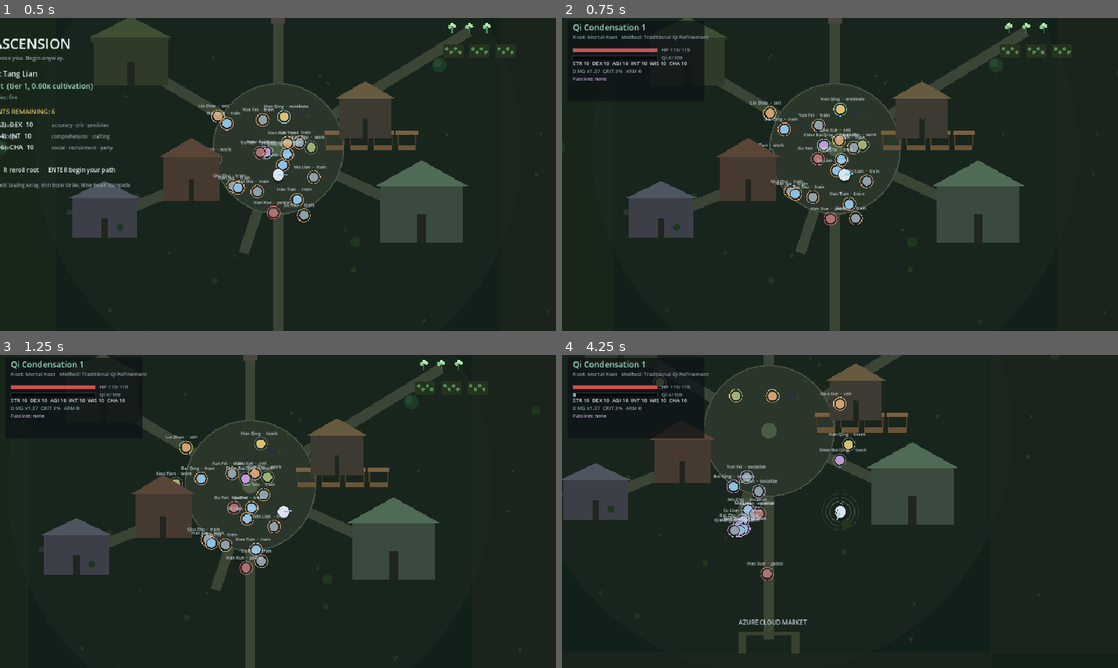
Above: before the commit, frames 1-4 (two rows, left to right).
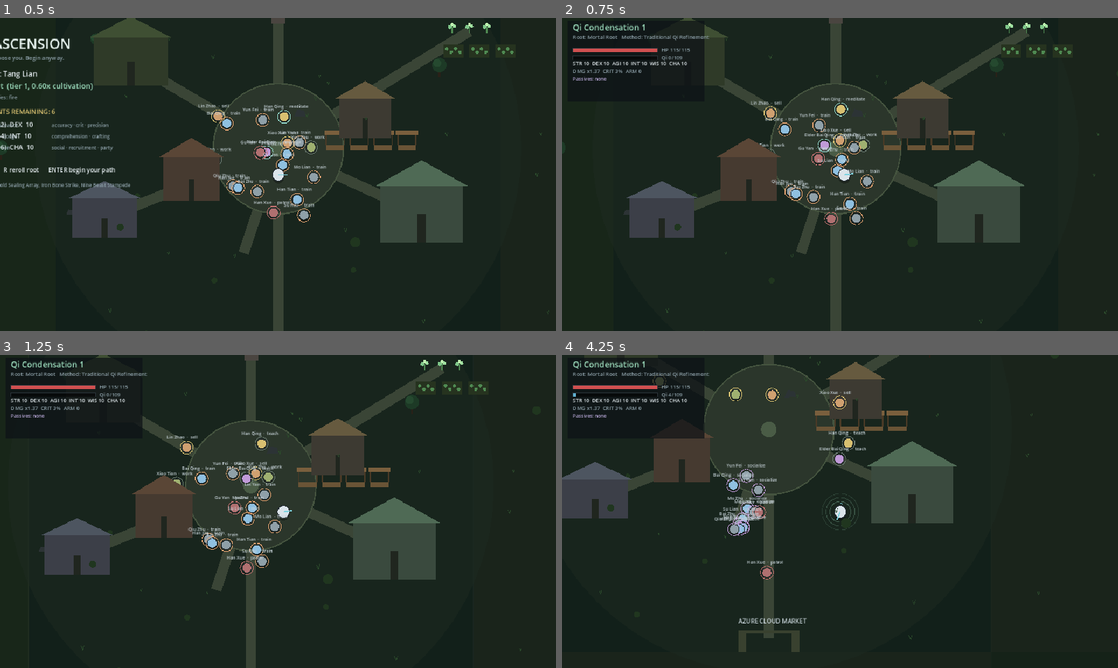
Above: after the commit, the same moments.

Repository: jiinzaa-creates/eternal-ascension
Game: Godot game, scene res://scenes/main.tscn
The game is run twice, just before and just after one commit, with the same random seed, the same clock (stepped at 60 frames per second) and the same inputs.
Inputs (mouse positions are in pixels of both pictures, inside the frame that each line leads up to):
- Up to frame 1 (0.5 s): no input
- Up to frame 2 (0.75 s): tap Enter (accept) at 0.5 s; move the mouse to (962, 158) at 0.52 s; hold D (move_right) from 0.53 s (still down); hold G (breakthrough) from 0.53 s (still down); click (962, 158) at 0.6 s
- Up to frame 3 (1.25 s): keep holding D (move_right); keep holding G (breakthrough)
- Up to frame 4 (4.25 s): move the mouse to (728, 527) at 1.27 s; release D (move_right) at 1.28 s; release G (breakthrough) at 1.28 s; hold S (move_down) 1.28-2.03 s; tap G (breakthrough) at 1.35 s; click (728, 527) at 1.42 s; tap Space (dodge) at 1.55, 2.1 s; move the mouse to (895, 442) at 2.02 s; hold D (move_right) 2.03-2.78 s; click (895, 442) at 2.17 s; tap E (interact) at 2.3, 2.85 s; move the mouse to (812, 574) at 2.77 s; hold W (move_up) 2.78-3.53 s; click (812, 574) at 2.92 s; tap F (meditate) at 3.05, 3.6 s; move the mouse to (1006, 558) at 3.52 s; hold A (move_left) from 3.53 s (still down); hold Shift (sprint, bound only after the commit) from 3.53 s (still down); click (1006, 558) at 3.67 s

Frame 1 is identical in both runs. In frame 2, 1.8% of the frame differs, in the area x 11-98%, y 0-100%; in frame 3, 1.9%; in frame 4, 3.0%, in the area x 0-86%, y 0-96%.

Commit message:
M05: acceleration-based movement, sprint and a gamepad layer
Milestone 05. The player snapped to full speed on the frame a key went down and
stopped dead on release, there was no sprint, and every binding was keyboard or
mouse only.

- Motion: a pure velocity controller. Accelerate at 2400 u/s^2, brake at 3000,
  treat pushing against current motion as braking, never overshoot the target
  speed, and stop exactly at rest.
- Sprint on Shift (hold) or RB, 1.45x, only while moving and not mid-attack.
- Settings registers gamepad axes and buttons beside the existing bindings:
  left stick moves, right stick aims, X attacks, A dodges, B interacts, Y
  meditates, RB sprints, D-pad up breaks through. Rebinding a key keeps the
  gamepad button, and a test guards that.
- Player aims with the right stick past a deadzone and falls back to the mouse;
  it exposes is_sprinting() for the HUD.
- HUD help now lists sprint and the gamepad map.

Verified: import exit 0; unit PASS 221 / FAIL 0; integration PASS 86 / FAIL 0;
boot smoke 240 frames exit 0.

🤖 Generated with Codebuff
Co-Authored-By: Codebuff <noreply@codebuff.com>

Diff:
--- a/game/core/settings.gd
+++ b/game/core/settings.gd
@@ -10,6 +10,7 @@
 	"move_down": [KEY_S],
 	"move_left": [KEY_A],
 	"move_right": [KEY_D],
+	"sprint": [KEY_SHIFT],
 	"attack": [],
 	"dodge": [KEY_SPACE],
 	"meditate": [KEY_F],
@@ -38,6 +39,28 @@
 	"attack": [MOUSE_BUTTON_LEFT],
 }
 
+## Gamepad axes. Each entry is [axis, direction]; `Input.get_vector` combines the
+## two halves of an axis into a stick direction.
+const JOY_AXIS_BINDINGS := {
+	"move_left": [[JOY_AXIS_LEFT_X, -1.0]],
+	"move_right": [[JOY_AXIS_LEFT_X, 1.0]],
+	"move_up": [[JOY_AXIS_LEFT_Y, -1.0]],
+	"move_down": [[JOY_AXIS_LEFT_Y, 1.0]],
+	"aim_left": [[JOY_AXIS_RIGHT_X, -1.0]],
+	"aim_right": [[JOY_AXIS_RIGHT_X, 1.0]],
+	"aim_up": [[JOY_AXIS_RIGHT_Y, -1.0]],
+	"aim_down": [[JOY_AXIS_RIGHT_Y, 1.0]],
+}
+
+const JOY_BUTTON_BINDINGS := {
+	"attack": [JOY_BUTTON_X],
+	"dodge": [JOY_BUTTON_A],
+	"interact": [JOY_BUTTON_B],
+	"meditate": [JOY_BUTTON_Y],
+	"sprint": [JOY_BUTTON_RIGHT_SHOULDER],
+	"breakthrough": [JOY_BUTTON_DPAD_UP],
+}
+
 ## Content toggles. Captivity is a moral/legal simulation, not an inventory system,
 ## and must be safe to disable on an existing save.
 var content := {
@@ -61,6 +84,14 @@
 		_ensure_action(action)
 		for button in MOUSE_BINDINGS[action]:
 			_add_mouse(action, button)
+	for action in JOY_AXIS_BINDINGS.keys():
+		_ensure_action(action)
+		for entry in JOY_AXIS_BINDINGS[action]:
+			_add_joy_axis(action, int(entry[0]), float(entry[1]))
+	for action in JOY_BUTTON_BINDINGS.keys():
+		_ensure_action(action)
+		for button in JOY_BUTTON_BINDINGS[action]:
+			_add_joy_button(action, int(button))
 
 
 func _ensure_action(action: String) -> void:
@@ -78,6 +109,21 @@
 
 func _add_mouse(action: String, button: int) -> void:
 	var ev := InputEventMouseButton.new()
+	ev.button_index = button
+	if not _has_event(action, ev):
+		InputMap.action_add_event(action, ev)
+
+
+func _add_joy_axis(action: String, axis: int, direction: float) -> void:
+	var ev := InputEventJoypadMotion.new()
+	ev.axis = axis
+	ev.axis_value = direction
+	if not _has_event(action, ev):
+		InputMap.action_add_event(action, ev)
+
+
+func _add_joy_button(action: String, button: int) -> void:
+	var ev := InputEventJoypadButton.new()
 	ev.button_index = button
 	if not _has_event(action, ev):
 		InputMap.action_add_event(action, ev)
--- a/game/entities/player.gd
+++ b/game/entities/player.gd
@@ -14,6 +14,12 @@
 const BASE_HP := 80.0
 const DODGE_SPEED := 520.0
 const CRIT_MULTIPLIER := 1.8
+## World units per second squared. The character reaches full speed in about a
+## tenth of a second and stops in less, which keeps turns responsive without
+## the instant velocity snap the first build shipped.
+const ACCELERATION := 2400.0
+const DECELERATION := 3000.0
+const AIM_DEADZONE := 0.25
 
 var display_name := "Wanderer"
 var attrs: Attributes
@@ -46,6 +52,7 @@
 var _hud_timer := 0.0
 var _peak_notified := false
 var _attack_counter := 0
+var _sprinting := false
 
 
 func _ready() -> void:
@@ -132,15 +139,22 @@
 		return
 
 	var speed := stats.move_speed()
+	_sprinting = Input.is_action_pressed("sprint") and input_dir != Vector2.ZERO and _attack_state == "idle"
+	speed = Motion.sprint_speed(speed, _sprinting)
 	if _attack_state != "idle":
 		speed *= 0.45
-	velocity = input_dir.normalized() * speed
+	var desired := input_dir.normalized() * speed
+	velocity = Motion.approach(velocity, desired, ACCELERATION, DECELERATION, delta)
 	if input_dir != Vector2.ZERO:
 		_facing = _aim_dir()
 	move_and_slide()
 
 
+## Aims with the right stick when one is pushed, otherwise with the mouse.
 func _aim_dir() -> Vector2:
+	var stick := Input.get_vector("aim_left", "aim_right", "aim_up", "aim_down")
+	if stick.length() > AIM_DEADZONE:
+		return stick.normalized()
 	var to_mouse := get_global_mouse_position() - global_position
 	if to_mouse.length() < 4.0:
 		return _facing
@@ -294,6 +308,10 @@
 
 func is_meditating() -> bool:
 	return _meditating
+
+
+func is_sprinting() -> bool:
+	return _sprinting
 
 
 func try_dodge(dir: Vector2) -> void:
--- /dev/null
+++ b/game/systems/motion.gd
@@ -0,0 +1,46 @@
+class_name Motion
+extends RefCounted
+## Movement feel: acceleration, braking, sprint and stick shaping.
+##
+## The player used to snap straight to full speed: releasing a key stopped the
+## character on the same frame, and reversing teleported velocity across zero.
+## This is the small velocity controller that fixes that, kept as pure static
+## functions so the feel maths can be checked headlessly.
+
+const SPRINT_MULTIPLIER := 1.45
+const STICK_DEADZONE := 0.2
+
+
+## Moves `current` toward `desired`, accelerating at `accel` and braking at
+## `decel`. `desired` carries both the direction and the target speed.
+##
+## Pushing against current motion counts as braking rather than acceleration, so
+## a reversal plants and turns instead of feeling weightless.
+static func approach(current: Vector2, desired: Vector2, accel: float, decel: float, delta: float) -> Vector2:
+	var step := maxf(0.0, delta)
+	if step <= 0.0:
+		return current
+	if desired == Vector2.ZERO:
+		return current.move_toward(Vector2.ZERO, maxf(0.0, decel) * step)
+	var rate := maxf(0.0, accel)
+	if current != Vector2.ZERO and current.angle_to(desired) > PI * 0.5:
+		rate = maxf(0.0, decel)
+	var next := current.move_toward(desired, rate * step)
+	if next.length() > desired.length():
+		next = next.normalized() * desired.length()
+	return next
+
+
+static func sprint_speed(base: float, sprinting: bool) -> float:
+	return base * SPRINT_MULTIPLIER if sprinting else base
+
+
+## Circular deadzone with rescaling: a stick that just leaves the deadzone
+## starts from zero instead of jumping to the threshold.
+static func deadzone(raw: Vector2, threshold: float = STICK_DEADZONE) -> Vector2:
+	var limit := clampf(threshold, 0.0, 0.99)
+	var magnitude := raw.length()
+	if magnitude <= limit:
+		return Vector2.ZERO
+	var scaled := minf(1.0, (magnitude - limit) / (1.0 - limit))
+	return raw.normalized() * scaled
--- a/game/tests/integration.gd
+++ b/game/tests/integration.gd
@@ -129,6 +129,33 @@
 
 	player.global_position = main.settlement.position_for("plaza")
 
+	# --- controller: acceleration curve and sprint ---------------------------
+	player.global_position = main.settlement.position_for("plaza") + Vector2(0, 220)
+	player.velocity = Vector2.ZERO
+	check(InputMap.has_action("sprint"), "sprint is a registered action")
+	var stick_bound := false
+	for ev in InputMap.action_get_events("move_right"):
+		if ev is InputEventJoypadMotion and ev.axis == JOY_AXIS_LEFT_X:
+			stick_bound = true
+	check(stick_bound, "the left stick is bound to movement")
+	Input.action_press("move_right")
+	await frames(2)
+	var early_speed: float = player.velocity.length()
+	await frames(16)
+	var cruise: float = player.velocity.length()
+	check(early_speed > 0.0 and early_speed < cruise, "movement accelerates instead of snapping (%.0f -> %.0f)" % [early_speed, cruise])
+	check(approx(cruise, player.stats.move_speed(), 1.0), "cruising speed matches the stat block")
+	Input.action_press("sprint")
+	await frames(20)
+	check(player.velocity.length() > cruise * 1.2, "sprinting raises the top speed")
+	check(player.is_sprinting(), "the player reports sprinting")
+	Input.action_release("sprint")
+	Input.action_release("move_right")
+	await frames(20)
+	check(player.velocity.length() < cruise * 0.2, "releasing input decelerates the player")
+	check(not player.is_sprinting(), "sprint clears when input stops")
+	player.global_position = main.settlement.position_for("plaza")
+
 	# --- combat --------------------------------------------------------------
 	var dummy := Dummy.new()
 	dummy.ilvl = 1
--- a/game/tests/run_tests.gd
+++ b/game/tests/run_tests.gd
@@ -28,6 +28,8 @@
 	_lighting_tests()
 	_occlusion_tests()
 	_sorting_tests()
+	_motion_tests()
+	_controller_tests()
 	_npc_tests()
 	_quest_tests()
 	_hidden_realm_tests()
@@ -654,3 +656,73 @@
 	check(manager.props[0].visible == false, "props loaded while hidden stay hidden")
 	manager.queue_free()
 	holder.queue_free()
+
+
+# --------------------------------------------------------------- movement ----
+
+func _motion_tests() -> void:
+	print("[motion] acceleration curve, braking, sprint and stick shaping")
+	var target := Vector2(200, 0)
+	var velocity := Motion.approach(Vector2.ZERO, target, 1200.0, 2000.0, 0.05)
+	check(approx(velocity.x, 60.0, 0.01), "acceleration integrates at the given rate")
+	velocity = Motion.approach(velocity, target, 1200.0, 2000.0, 1.0)
+	check(approx(velocity.length(), 200.0, 0.01), "velocity never overshoots the target speed")
+	velocity = Motion.approach(velocity, Vector2.ZERO, 1200.0, 2000.0, 0.05)
+	check(approx(velocity.x, 100.0, 0.01), "releasing input decelerates at the deceleration rate")
+	velocity = Motion.approach(velocity, Vector2.ZERO, 1200.0, 2000.0, 1.0)
+	check(velocity == Vector2.ZERO, "deceleration stops exactly at rest")
+	var reversing := Motion.approach(Vector2(200, 0), Vector2(-200, 0), 1200.0, 2000.0, 0.05)
+	check(approx(reversing.x, 100.0, 0.01), "reversing brakes at the deceleration rate")
+	check(Motion.approach(Vector2(10, 0), target, 1200.0, 2000.0, 0.0) == Vector2(10, 0), "a zero-length frame changes nothing")
+	check(Motion.approach(Vector2.ZERO, target, 0.0, 0.0, 1.0) == Vector2.ZERO, "zero rates leave velocity alone")
+
+	check(approx(Motion.sprint_speed(100.0, true), 145.0, 0.01), "sprinting multiplies move speed")
+	check(approx(Motion.sprint_speed(100.0, false), 100.0), "walking uses the base speed")
+	check(Motion.SPRINT_MULTIPLIER > 1.0, "sprint is faster than walking")
+
+	check(Motion.deadzone(Vector2(0.1, 0.0), 0.2) == Vector2.ZERO, "stick noise inside the deadzone is ignored")
+	check(approx(Motion.deadzone(Vector2(1.0, 0.0), 0.2).x, 1.0), "a full stick reaches full strength")
+	var half := Motion.deadzone(Vector2(0.6, 0.0), 0.2)
+	check(half.x > 0.0 and half.x < 1.0, "stick travel is rescaled past the deadzone")
+	check(Motion.deadzone(Vector2(0.0, -0.6), 0.2).y < 0.0, "the deadzone keeps the stick direction")
+	check(Motion.deadzone(Vector2(2.0, 0.0), 0.2).length() <= 1.0, "stick output is capped at full strength")
+
+
+func _controller_tests() -> void:
+	print("[input] gamepad bindings beside the keyboard")
+	check(InputMap.has_action("sprint"), "sprint is a rebindable action")
+	check(InputMap.has_action("aim_right"), "aiming has its own actions")
+	var stick := false
+	for ev in InputMap.action_get_events("move_right"):
+		if ev is InputEventJoypadMotion and ev.axis == JOY_AXIS_LEFT_X and ev.axis_value > 0.0:
+			stick = true
+	check(stick, "the left stick drives movement")
+	var aim_stick := false
+	for ev in InputMap.action_get_events("aim_right"):
+		if ev is InputEventJoypadMotion and ev.axis == JOY_AXIS_RIGHT_X:
+			aim_stick = true
+	check(aim_stick, "the right stick drives aiming")
+
+	var pad_attack := false
+	var key_attack := false
+	for ev in InputMap.action_get_events("attack"):
+		if ev is InputEventJoypadButton:
+			pad_attack = true
+		elif ev is InputEventMouseButton:
+			key_attack = true
+	check(pad_attack and key_attack, "attack works from mouse and gamepad")
+
+	var pad_dodge := false
+	for ev in InputMap.action_get_events("dodge"):
+		if ev is InputEventJoypadButton:
+			pad_dodge = true
+	check(pad_dodge, "dodge has a gamepad button")
+
+	Settings.rebind("dodge", KEY_CTRL)
+	var kept_pad := false
+	for ev in InputMap.action_get_events("dodge"):
+		if ev is InputEventJoypadButton:
+			kept_pad = true
+	check(kept_pad, "rebinding a key keeps the gamepad button")
+	Settings.rebind("dodge", KEY_SPACE)
+	check(Settings.action_keycode("dodge") == OS.get_keycode_string(KEY_SPACE), "dodge is restored after the rebind probe")
--- a/game/ui/hud.gd
+++ b/game/ui/hud.gd
@@ -211,8 +211,10 @@
 
 
 func draw_help() -> void:
-	var lines := "WASD move · LMB attack · SPACE dodge · F meditate · G breakthrough · E interact · 1-6 technique · F5 save · F9 load · F1 hide"
+	var lines := "WASD move · SHIFT sprint · LMB attack · SPACE dodge · F meditate · G breakthrough · E interact · 1-6 technique · F5 save · F9 load · F1 hide"
 	_text(Vector2(24.0, size.y - 12.0), lines, 11, Color("#7b8b94"))
+	var pad := "Gamepad: left stick move · right stick aim · X attack · A dodge · B interact · Y meditate · RB sprint"
+	_text(Vector2(24.0, size.y - 28.0), pad, 11, Color("#6b7b84"))
 
 
 func draw_creation(player: Player) -> void:
Not shown, added: game/systems/motion.gd.uid
Not shown, changed: docs/DEVELOPMENT.md
